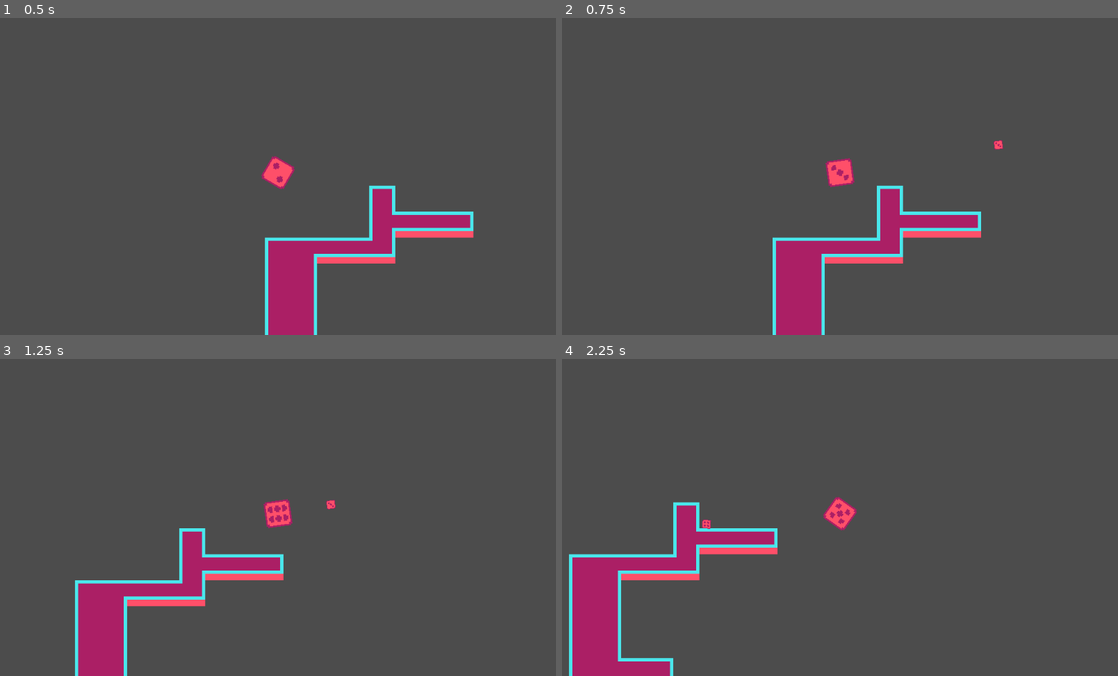
Above: before the commit, frames 1-4 (two rows, left to right).
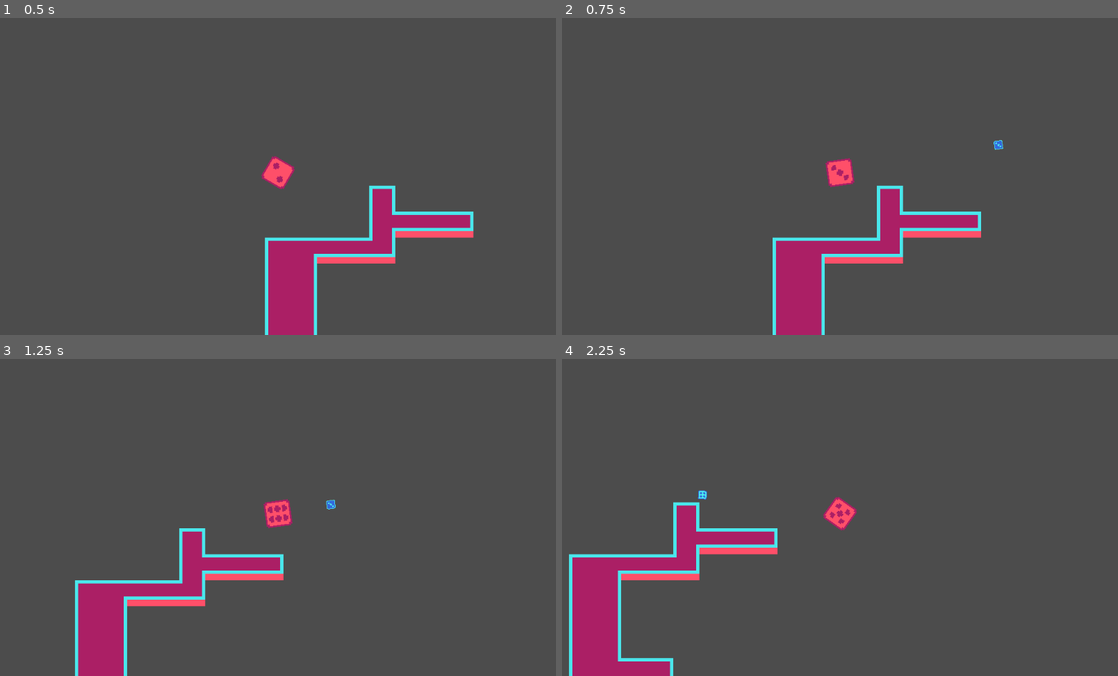
Above: after the commit, the same moments.

Repository: russmatney/dice-nine
Game: Godot game, scene res://src/demos/TilesDemo.tscn
Two runs of this game, one before a commit and one after it. Both use one fixed random seed, a clock stepped at 60 frames per second and the inputs below.
Inputs (mouse positions are in pixels of both pictures, inside the frame that each line leads up to):
- Up to frame 1 (0.5 s): no input
- Up to frame 2 (0.75 s): tap Enter at 0.5 s; move the mouse to (962, 157) at 0.52 s; hold D (move_right) from 0.53 s (still down); hold E (fire) from 0.53 s (still down)
- Up to frame 3 (1.25 s): keep holding D (move_right); keep holding E (fire)
- Up to frame 4 (2.25 s): move the mouse to (728, 530) at 1.27 s; release D (move_right) at 1.28 s; release E (fire) at 1.28 s; hold J (move_down) 1.28-2.03 s; tap E (fire) at 1.35 s; tap Space at 2 s; move the mouse to (895, 441) at 2.02 s; hold D (move_right) from 2.03 s (still down); hold E (fire) from 2.03 s (still down)

Frame 1 is identical in both runs. In frame 2, less than 0.1% of the frame differs, in the area x 77-80%, y 38-42%; in frame 3, less than 0.1%; in frame 4, less than 0.1%, in the area x 24-27%, y 41-54%.

Commit message:
feat: rainbow dice bullets

Diff:
--- a/src/Bullet.tscn
+++ b/src/Bullet.tscn
@@ -1,14 +1,10 @@
 [gd_scene load_steps=17 format=2]
 
-[ext_resource path="res://assets/dice-roll_sheet.png" type="Texture" id=1]
+[ext_resource path="res://assets/dice-roll-rainbow_sheet.png" type="Texture" id=1]
 [ext_resource path="res://src/Bullet.gd" type="Script" id=2]
 
 [sub_resource type="RectangleShape2D" id=1]
 extents = Vector2( 8, 8 )
-
-[sub_resource type="AtlasTexture" id=6]
-atlas = ExtResource( 1 )
-region = Rect2( 80, 0, 16, 16 )
 
 [sub_resource type="AtlasTexture" id=7]
 atlas = ExtResource( 1 )
@@ -25,6 +21,10 @@
 [sub_resource type="AtlasTexture" id=8]
 atlas = ExtResource( 1 )
 region = Rect2( 64, 0, 16, 16 )
+
+[sub_resource type="AtlasTexture" id=6]
+atlas = ExtResource( 1 )
+region = Rect2( 80, 0, 16, 16 )
 
 [sub_resource type="AtlasTexture" id=9]
 atlas = ExtResource( 1 )
@@ -56,11 +56,6 @@
 
 [sub_resource type="SpriteFrames" id=3]
 animations = [ {
-"frames": [ SubResource( 6 ) ],
-"loop": true,
-"name": "six",
-"speed": 5.0
-}, {
 "frames": [ SubResource( 7 ) ],
 "loop": true,
 "name": "four",
@@ -81,6 +76,11 @@
 "name": "five",
 "speed": 5.0
 }, {
+"frames": [ SubResource( 6 ) ],
+"loop": true,
+"name": "six",
+"speed": 5.0
+}, {
 "frames": [ SubResource( 9 ), SubResource( 10 ), SubResource( 11 ), SubResource( 12 ), SubResource( 13 ), SubResource( 14 ) ],
 "loop": true,
 "name": "roll",
@@ -93,6 +93,7 @@
 } ]
 
 [node name="Bullet" type="RigidBody2D"]
+continuous_cd = 1
 script = ExtResource( 2 )
 
 [node name="CollisionShape2D" type="CollisionShape2D" parent="."]
Binary file added: assets/dice-roll-rainbow.aseprite
Binary file added: assets/dice-roll-rainbow_sheet.png
Not shown, added: assets/dice-roll-rainbow_sheet.png.import
Binary file added: assets/dice-roll-red1.aseprite
Binary file added: assets/dice-roll-red1_sheet.png
Not shown, added: assets/dice-roll-red1_sheet.png.import
